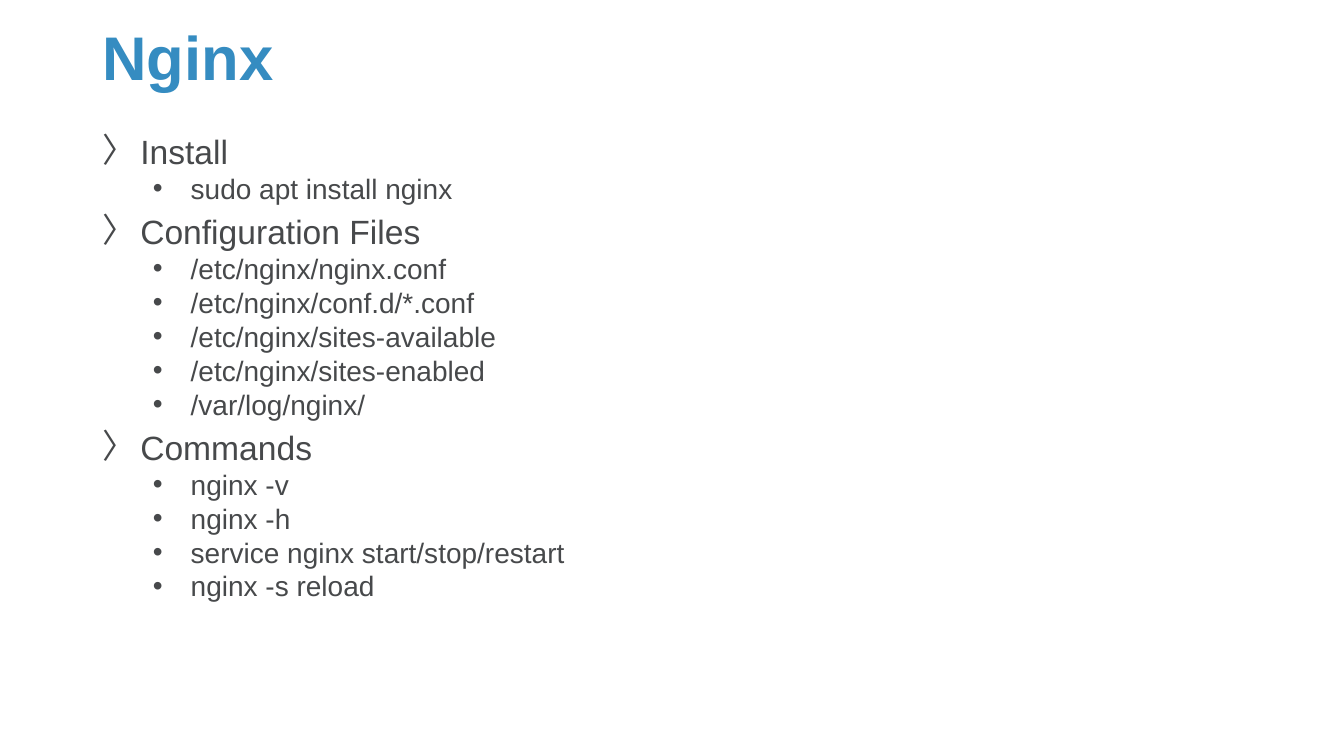
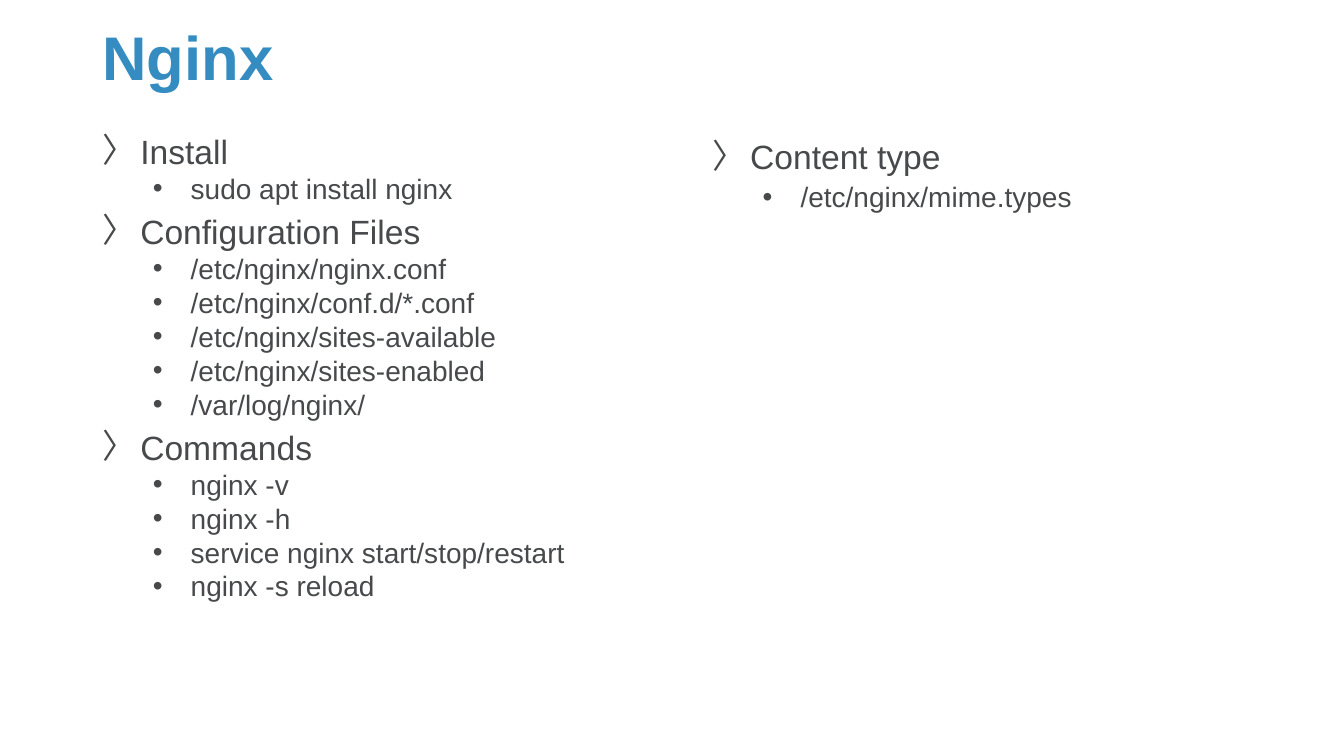
Before and after one commit to Sparks-Lu/TechNotes, a slide deck: slide 12 of Web/Server-Notes.pptx (slide 7 before the commit). Drawn at 1344x756 pixels with LibreOffice and Linux fonts; fonts in the diff are those of the drawing; background and template pictures are left out. Boxes give left, top, right and bottom in pixels: in the first picture for what was removed or moved away, otherwise in the second. Text is boxed around its words. In the diff, an @@ line names an element or a change of style, - is before the commit and + after.

```diff
--- a/Web/Server-Notes.pptx
+++ b/Web/Server-Notes.pptx
@@ text added at bbox=[750, 145, 1072, 213], 20 pt, text #47494B @@
+〉 Content type
+  • /etc/nginx/mime.types
```
Also in this commit, not shown: 7 other slides changed, 13 slides added, 28 other files.
